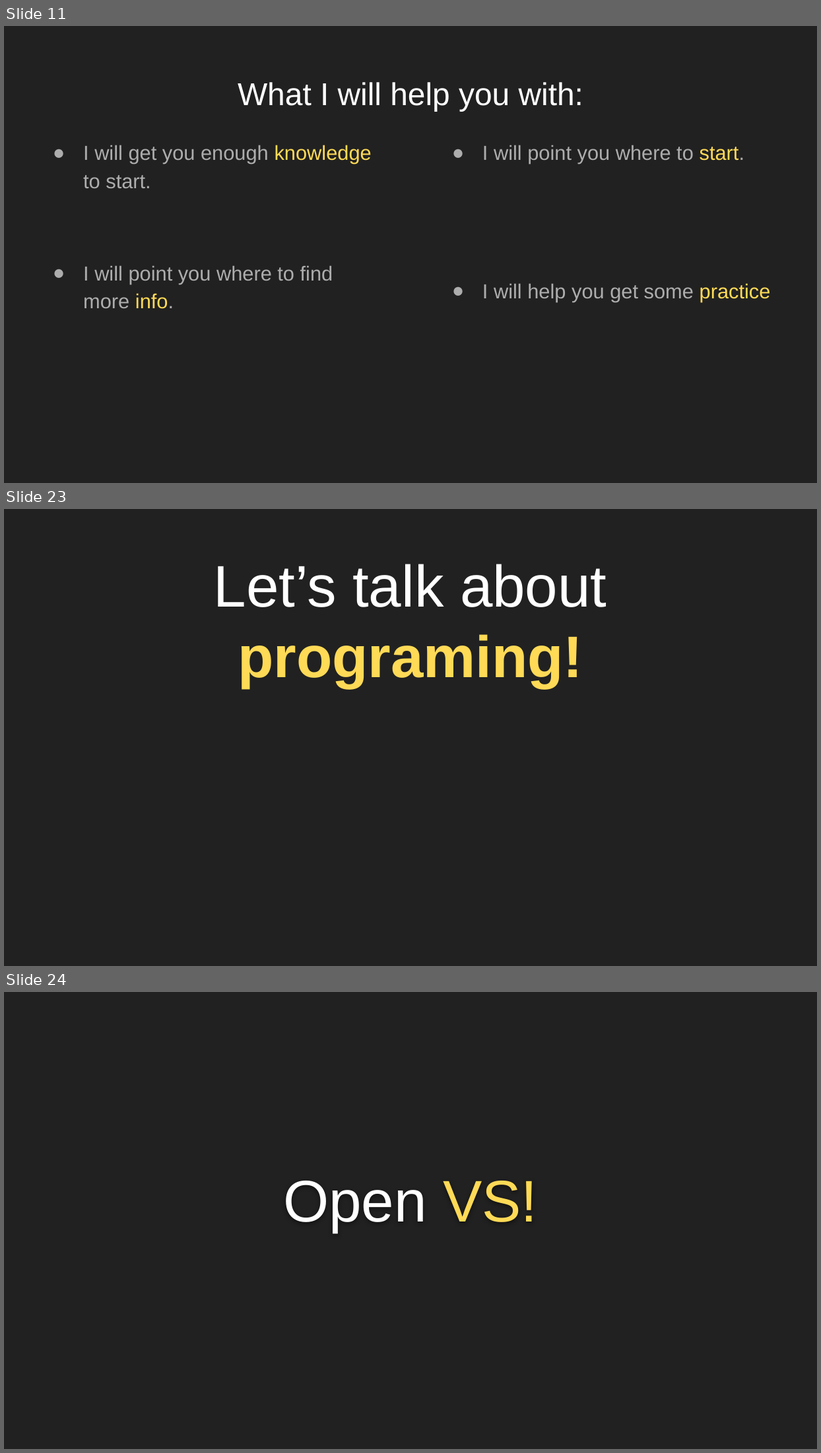
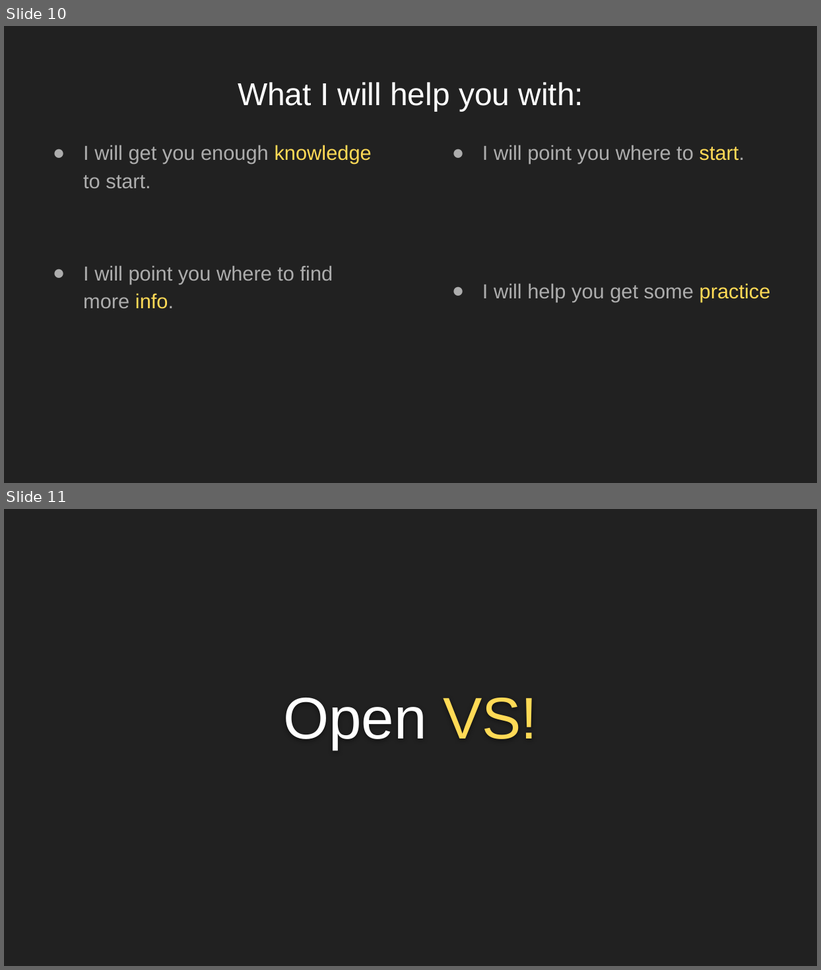
Before and after one commit to mwyrodek/testcamp_workshop, a slide deck: Materiały/C# Workshop.pptx. Shown one above the other, each under a label of ours: slides 11, 23 and 24 before the commit, slides 10 and 11 after it; the slides between them are not shown. The pictures are 821x1453 and 821x970 pixels, drawn with LibreOffice and Linux fonts; fonts in the diff are those of the drawing. Boxes give left, top, right and bottom in pixels: in the first picture for what was removed or moved away, otherwise in the second. Text is boxed around its words. In the diff, an @@ line names an element or a change of style, - is before the commit and + after.

```diff
--- a/Materiały/C# Workshop.pptx
+++ b/Materiały/C# Workshop.pptx
@@ slide 23 removed at [4, 509, 817, 966], background #212121 @@
@@ title removed at [214, 564, 607, 688] @@
-Let’s talk about programing!
@@ what was slide 11 is now slide 10 @@
@@ what was slide 24 is now slide 11 @@
```
Also in this commit, not shown: 3 slides changed, 5 slides added, 41 other slides removed.
